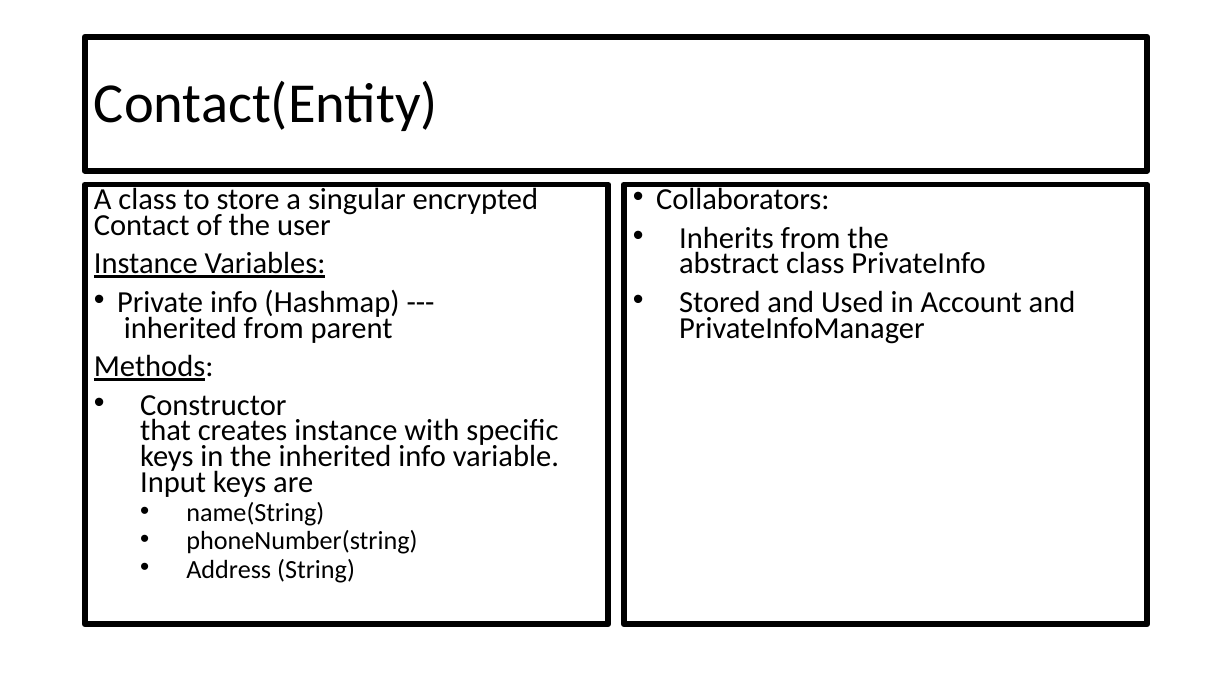
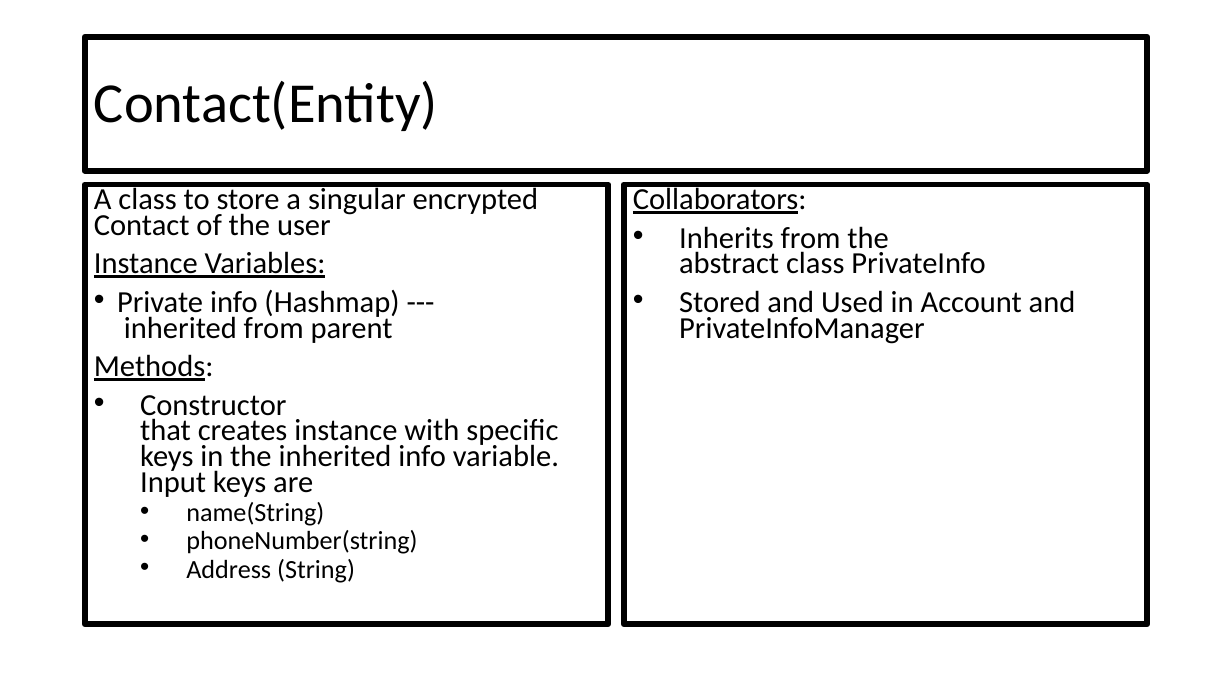
Before and after one commit to CSC207-UofT/course-project-group-020, a slide deck: slide 7 of phase0/CRC Cards.pptx (slide 9 before the commit). Drawn at 1232x693 pixels with LibreOffice and Linux fonts; fonts in the diff are those of the drawing. Boxes give left, top, right and bottom in pixels: in the first picture for what was removed or moved away, otherwise in the second. Text is boxed around its words. In the diff, an @@ line names an element or a change of style, - is before the commit and + after.

```diff
--- a/phase0/CRC Cards.pptx
+++ b/phase0/CRC Cards.pptx
@@ text at <box>633,184,807,214</box>: underline on in "Collaborators:"; bullet • to none @@
```
Also in this commit, not shown: 8 other slides changed, 1 slide added.
